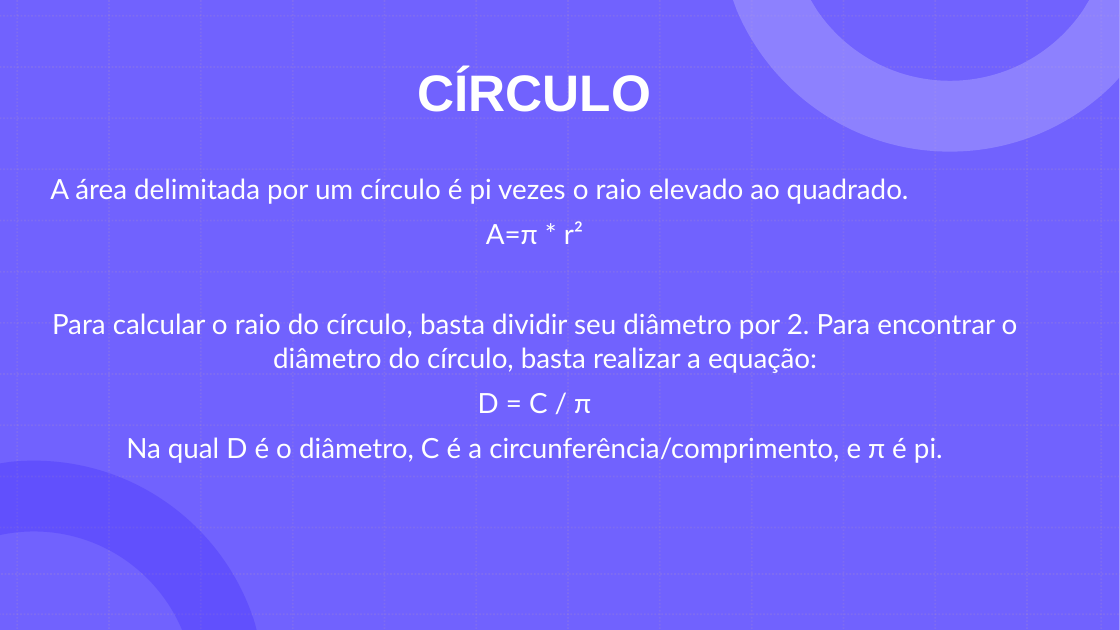
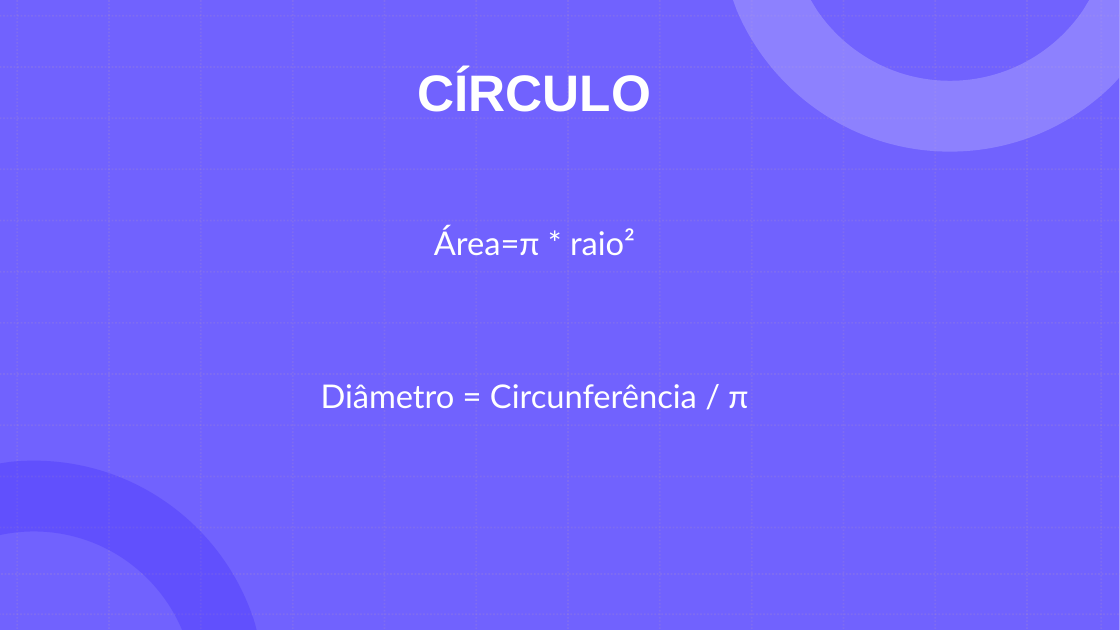
Before and after one commit to GabrielDSS0/ETEC-Coisas-Escolares, a slide deck: slide 13 of 1 etim ds 2022/EAMT/Trabalho Acadêmico/Relatório (a importância dos ecopontos)/A importância da separação dos recicláveis 3/Ecopontos - EAMT.pptx (slide 15 before the commit). Drawn at 1120x630 pixels with LibreOffice and Linux fonts; fonts in the diff are those of the drawing. Boxes give left, top, right and bottom in pixels: in the first picture for what was removed or moved away, otherwise in the second. Text is boxed around its words. In the diff, an @@ line names an element or a change of style, - is before the commit and + after.

```diff
--- a/1 etim ds 2022/EAMT/Trabalho Acadêmico/Relatório (a importância dos ecopontos)/A importância da separação dos recicláveis 3/Ecopontos - EAMT.pptx
+++ b/1 etim ds 2022/EAMT/Trabalho Acadêmico/Relatório (a importância dos ecopontos)/A importância da separação dos recicláveis 3/Ecopontos - EAMT.pptx
@@ text at (x1=321, y1=226, x2=748, y2=408): text changed; size 23.8 to 28 pt @@
-A área delimitada por um círculo é pi vezes o raio elevado ao quadrado.
-A=π * r²
-Para calcular o raio do círculo, basta dividir seu diâmetro por 2. Para encontrar o diâmetro do círculo, basta realizar a equação:
-D = C / π
-Na qual D é o diâmetro, C é a circunferência/comprimento, e π é pi.
+Área=π * raio²
+Diâmetro = Circunferência / π
```
Also in this commit, not shown: 4 other slides changed, 2 slides removed, 1 other file.
